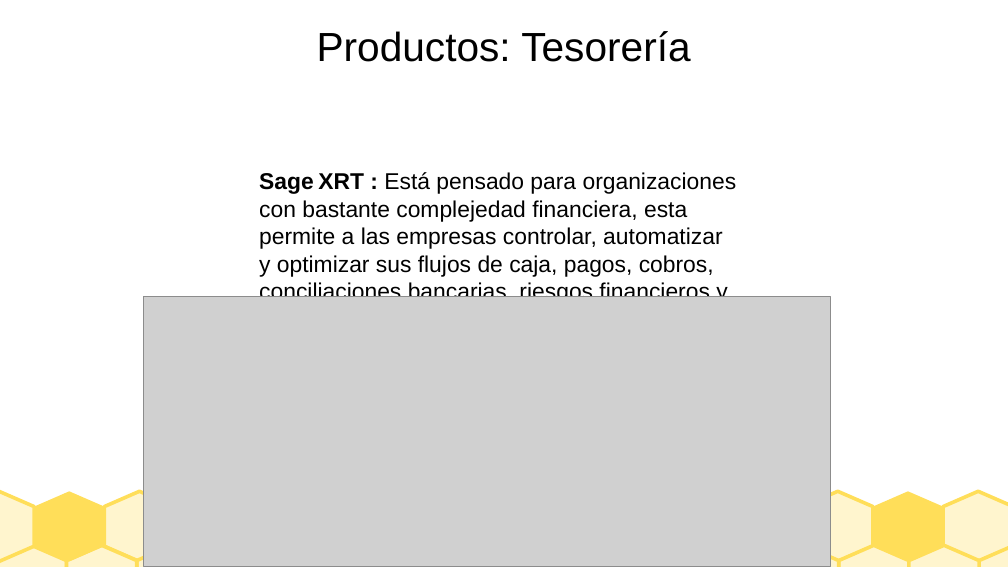
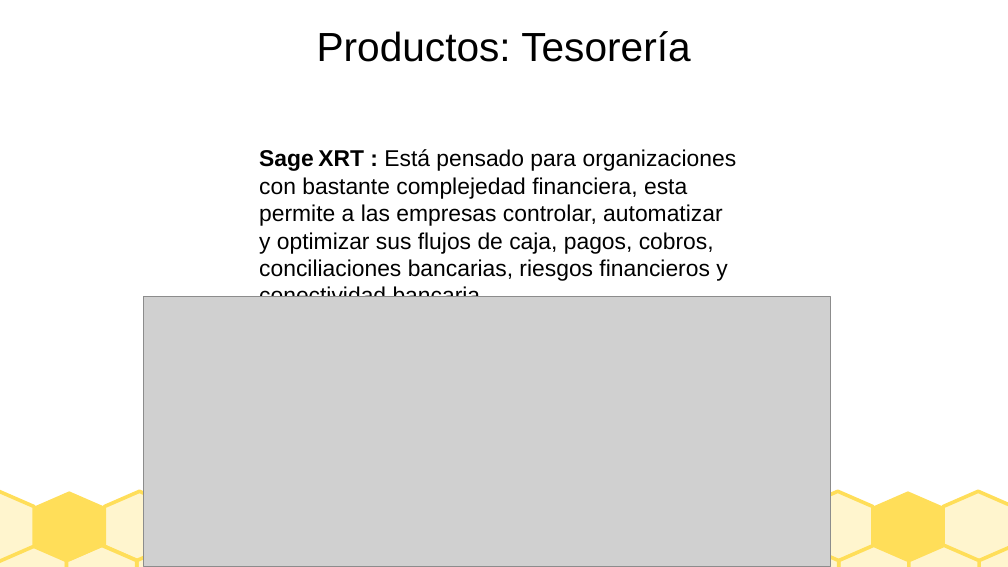
Before and after one commit to Borja-68/asignaturas, a slide deck: slide 10 of sistemas empresa/Presentacion_SAGE.odp. Drawn at 1008x567 pixels with LibreOffice and Linux fonts; fonts in the diff are those of the drawing; grey boxes stand for pictures. Boxes give left, top, right and bottom in pixels: in the first picture for what was removed or moved away, otherwise in the second. Text is boxed around its words. In the diff, an @@ line names an element or a change of style, - is before the commit and + after.

```diff
--- a/sistemas empresa/Presentacion_SAGE.odp
+++ b/sistemas empresa/Presentacion_SAGE.odp
@@ text "Sage XRT : Está pensado ...": place and size @@
-text "Sage XRT : Está pensado ..." at (259, 172, 737, 297)
+text "Sage XRT : Está pensado ..." at (259, 149, 737, 297)
@@ text "Sage XRT : Está pensado ..." at (259, 149, 737, 297): indent changed @@
```
Also in this commit, not shown: 8 other slides changed, 5 slides added, 2 other files.
